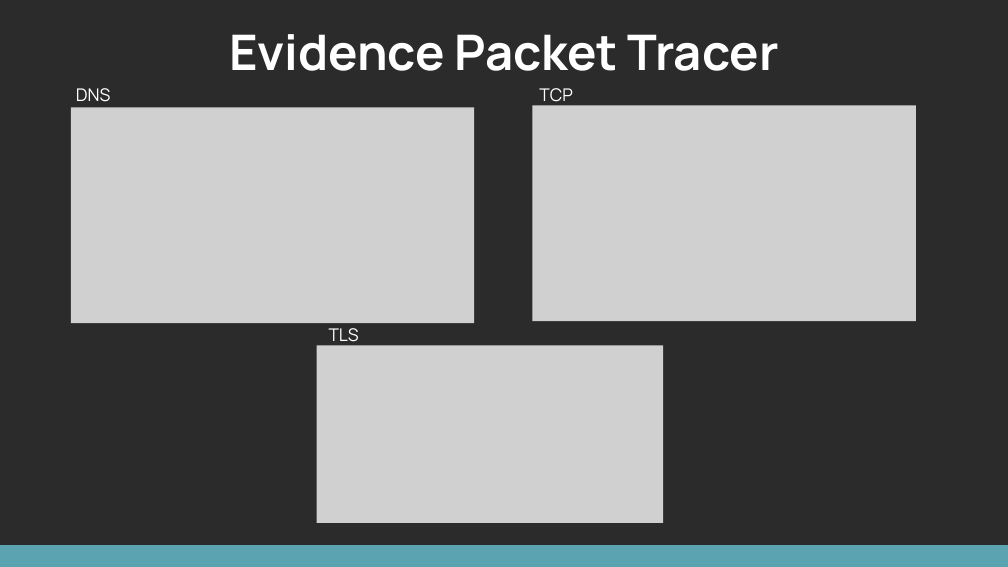
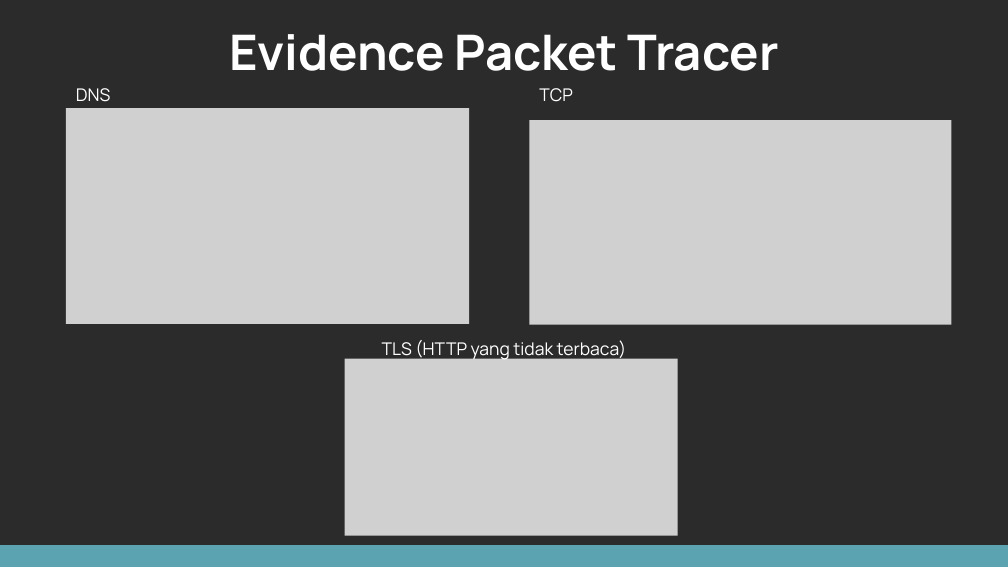
Before and after one commit to RizqoMuchsin18/UTS-Communication-Protocol-Kelompok-01, a slide deck: slide 5 of ppt/UTS_CP_Reguler_Kelompok01_Presentation.pptx. Drawn at 1008x567 pixels with LibreOffice and Linux fonts; fonts in the diff are those of the drawing; grey boxes stand for pictures; background and template pictures are left out; a plain dark background stands for a picture behind light text. Boxes give left, top, right and bottom in pixels: in the first picture for what was removed or moved away, otherwise in the second. Text is boxed around its words. In the diff, an @@ line names an element or a change of style, - is before the commit and + after.

```diff
--- a/ppt/UTS_CP_Reguler_Kelompok01_Presentation.pptx
+++ b/ppt/UTS_CP_Reguler_Kelompok01_Presentation.pptx
@@ picture: place and size @@
-picture at bbox=[71, 107, 474, 323]
+picture at bbox=[66, 108, 469, 324]
@@ picture: place and size @@
-picture at bbox=[532, 105, 916, 321]
+picture at bbox=[529, 120, 951, 325]
@@ picture: place and size @@
-picture at bbox=[317, 345, 663, 523]
+picture at bbox=[345, 359, 678, 536]
@@ text at bbox=[382, 340, 627, 361]: text changed @@
-TLS
+TLS (HTTP yang tidak terbaca)
```
Also in this commit, not shown: 3 other slides changed, 1 slide added.
